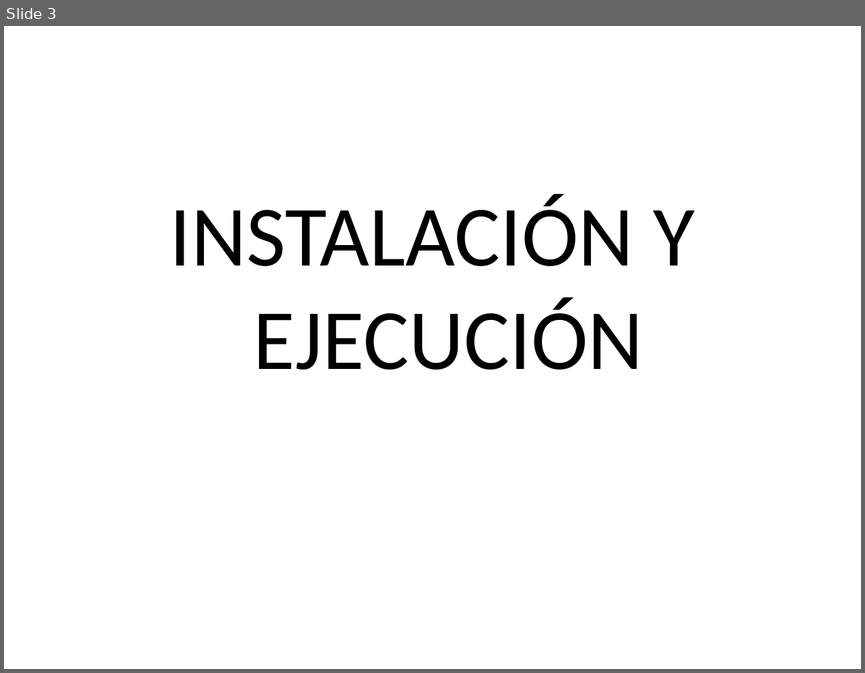
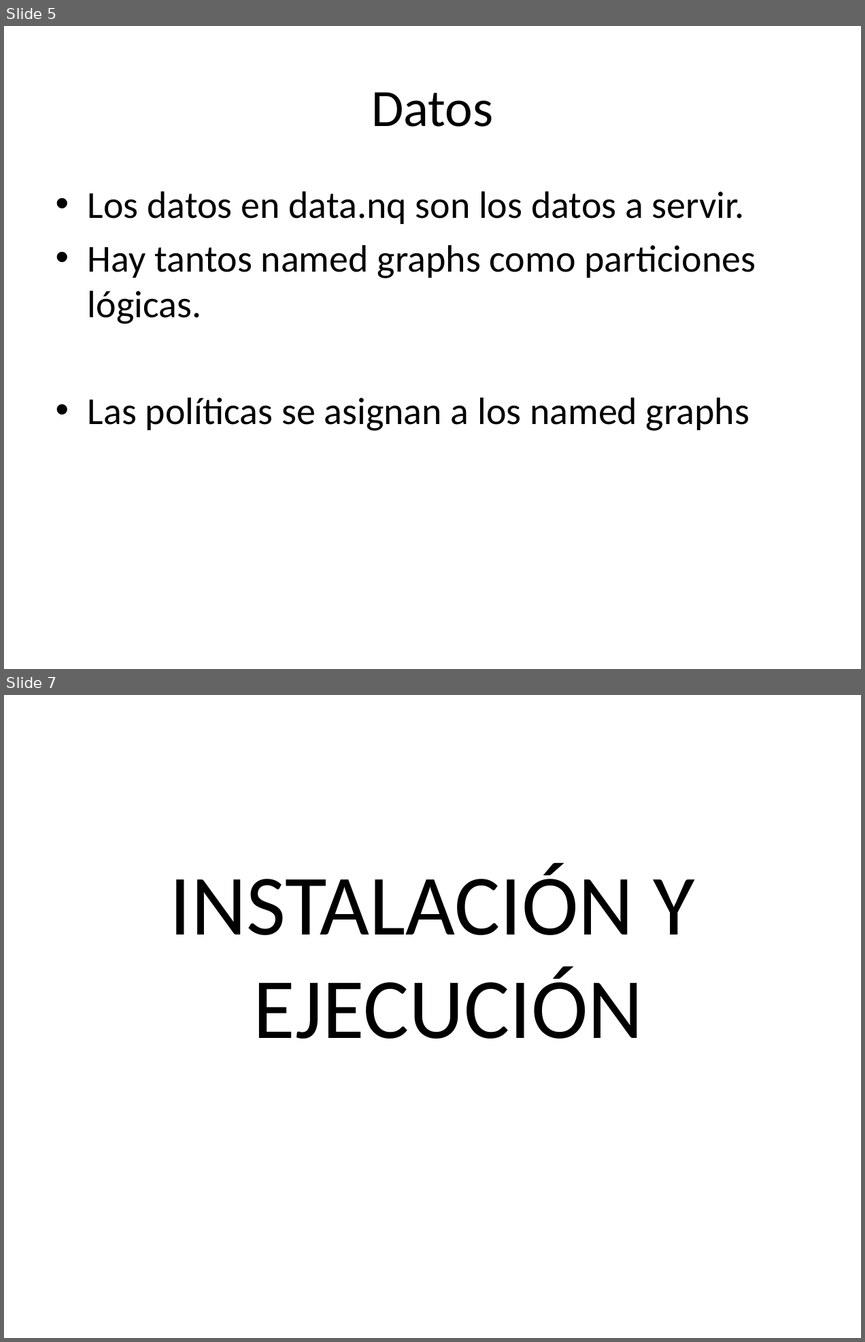
Before and after one commit to oeg-upm/licensius, a slide deck: doc/conditional.pptx. Shown one above the other, each under a label of ours: slide 3 before the commit, slides 5 and 7 after it; the slides between them are not shown. The pictures are 865x673 and 865x1342 pixels, drawn with LibreOffice and Linux fonts; fonts in the diff are those of the drawing. Boxes give left, top, right and bottom in pixels: in the first picture for what was removed or moved away, otherwise in the second. Text is boxed around its words. In the diff, an @@ line names an element or a change of style, - is before the commit and + after.

```diff
--- a/doc/conditional.pptx
+++ b/doc/conditional.pptx
@@ slide 5 added at [4, 26, 861, 669], background #FFFFFF @@
@@ title added at [371, 92, 493, 127], 44 pt, text #000000 @@
+Datos
@@ text added at [88, 191, 755, 431], 32 pt, text #000000 @@
+• Los datos en data.nq son los datos a servir.
+• Hay tantos named graphs como particiones lógicas.
+• Las políticas se asignan a los named graphs
@@ what was slide 3 is now slide 7 @@
```
Also in this commit, not shown: 4 slides changed, 16 other slides added, 1 slide removed, 4 other files.
